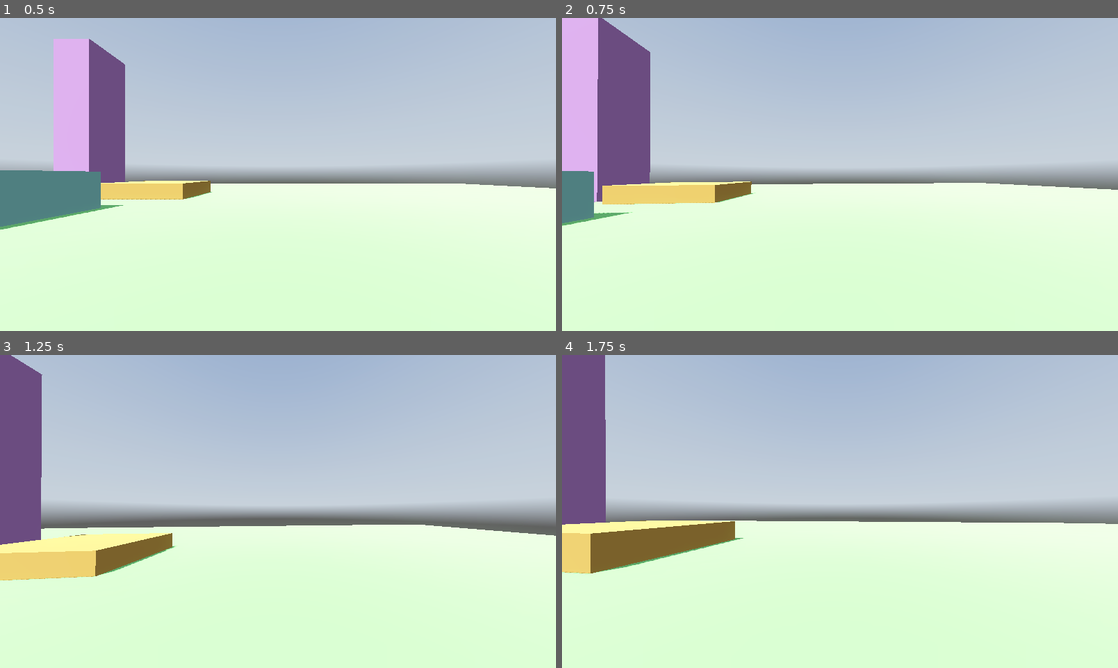
Above: before the commit, frames 1-4 (two rows, left to right).
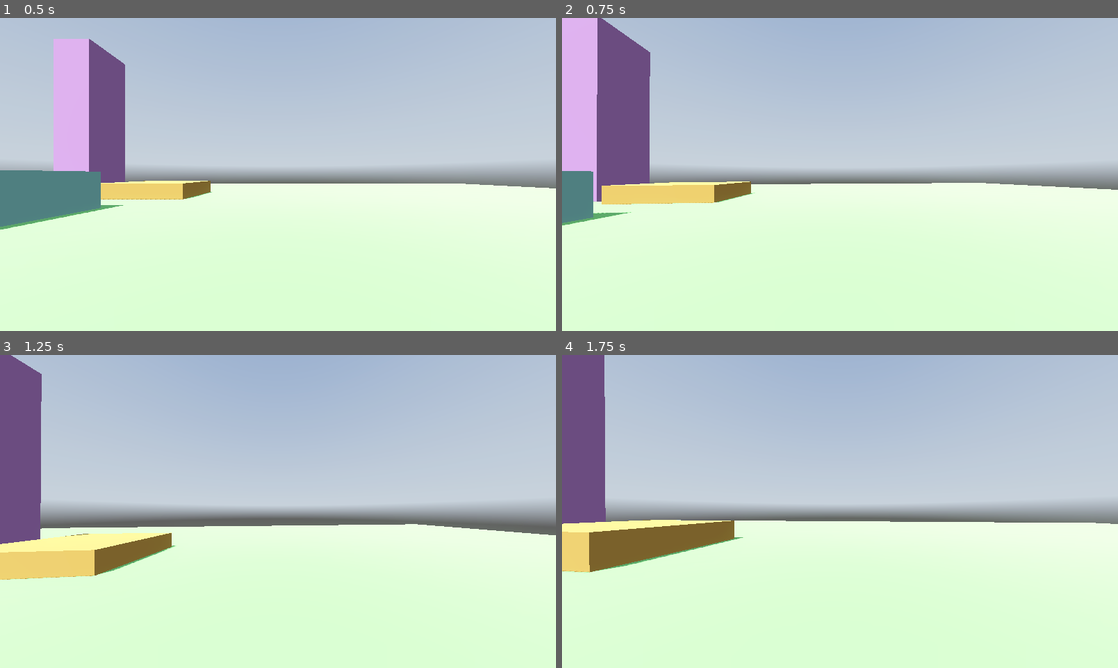
Above: after the commit, the same moments.

Repository: goshag45/Godot-Game
Game: Godot game, scene res://node.tscn
Two runs of this game, one before a commit and one after it. Both use one fixed random seed, a clock stepped at 60 frames per second and the inputs below. The project has no main scene, so this scene is started directly. A sky picture missing from this copy of the repository is replaced by a grey-blue gradient.
Inputs (mouse positions are in pixels of both pictures, inside the frame that each line leads up to):
- Up to frame 1 (0.5 s): no input
- Up to frame 2 (0.75 s): move the mouse to (867, 174) at 0.52 s; hold W (forward) from 0.53 s (still down); hold Shift (sprint) from 0.53 s (still down)
- Up to frame 3 (1.25 s): keep holding W (forward); keep holding Shift (sprint); tap Space (jump) at 0.77 s
- Up to frame 4 (1.75 s): keep holding W (forward); move the mouse to (812, 511) at 1.27 s; release Shift (sprint) at 1.28 s; tap Shift (sprint) at 1.35 s; tap Space (jump) at 1.52 s

Frame 1 is identical in both runs. In frame 2, 0.2% of the frame differs, in the area x 0-67%, y 0-67%; in frame 3, 0.4%; in frame 4, 0.5%, in the area x 0-99%, y 0-70%.

Commit message:
added headbobbing

Diff:
--- a/Test Level.tscn
+++ b/Test Level.tscn
@@ -1,12 +1,23 @@
 [gd_scene load_steps=13 format=3 uid="uid://bt4uyk54cpqqj"]
 
-[ext_resource type="Script" path="res://test_level.gd" id="1_i16eh"]
 [ext_resource type="Texture2D" uid="uid://dh16vcrcyd1u2" path="res://art/kloofendal_48d_partly_cloudy_puresky_4k.exr" id="1_lul1m"]
 [ext_resource type="PackedScene" uid="uid://ey3dv6gmxvdv" path="res://art/pine_tree_-_ps1_low_poly.glb" id="2_nge2g"]
 
 [sub_resource type="StandardMaterial3D" id="StandardMaterial3D_h3lm0"]
 transparency = 1
 albedo_color = Color(1, 1, 1, 0)
+
+[sub_resource type="GDScript" id="GDScript_7thbr"]
+script/source = "extends CSGCombiner3D
+# Called when the node enters the scene tree for the first time.
+func _ready() -> void:
+	pass # Replace with function body.
+
+
+# Called every frame. 'delta' is the elapsed time since the previous frame.
+func _process(delta: float) -> void:
+	pass
+"
 
 [sub_resource type="PanoramaSkyMaterial" id="PanoramaSkyMaterial_rtfbo"]
 panorama = ExtResource("1_lul1m")
@@ -40,7 +51,7 @@
 [node name="Test Level" type="CSGCombiner3D" groups=["deathbox"]]
 material_override = SubResource("StandardMaterial3D_h3lm0")
 use_collision = true
-script = ExtResource("1_i16eh")
+script = SubResource("GDScript_7thbr")
 
 [node name="WorldEnvironment" type="WorldEnvironment" parent="."]
 environment = SubResource("Environment_4c7uv")
--- a/player.gd
+++ b/player.gd
@@ -8,7 +8,7 @@
 
 #head bob stuff
 const BOB_FREQ = 2.0
-const BOB_AMP = 0.08
+const BOB_AMP = 0.04
 var t_bob = 0.0
 
 const BASE_FOV = 90
@@ -67,4 +67,13 @@
 		velocity.x = lerp(velocity.x, direction.x * speed, delta * 4.0)
 		velocity.z = lerp(velocity.z, direction.z * speed, delta * 4.0)
 
+	t_bob += delta * velocity.length() * float(is_on_floor())
+	camera.transform.origin = _headbob(t_bob)
+
 	move_and_slide()
+
+func _headbob(time):
+	var pos = Vector3.ZERO
+	pos.y = sin(time * BOB_FREQ) * BOB_AMP
+	pos.x = sin(time * BOB_FREQ / 2) * BOB_AMP
+	return pos
